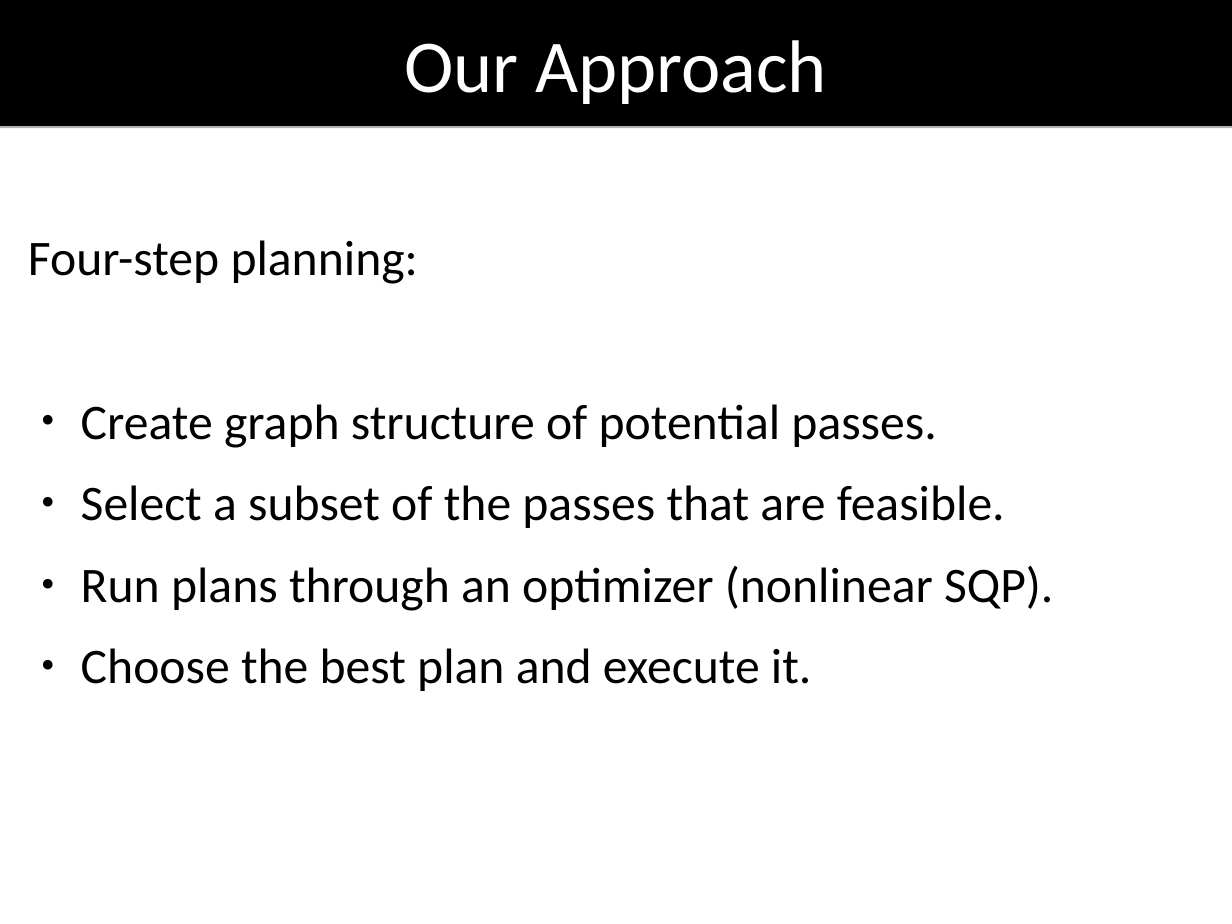
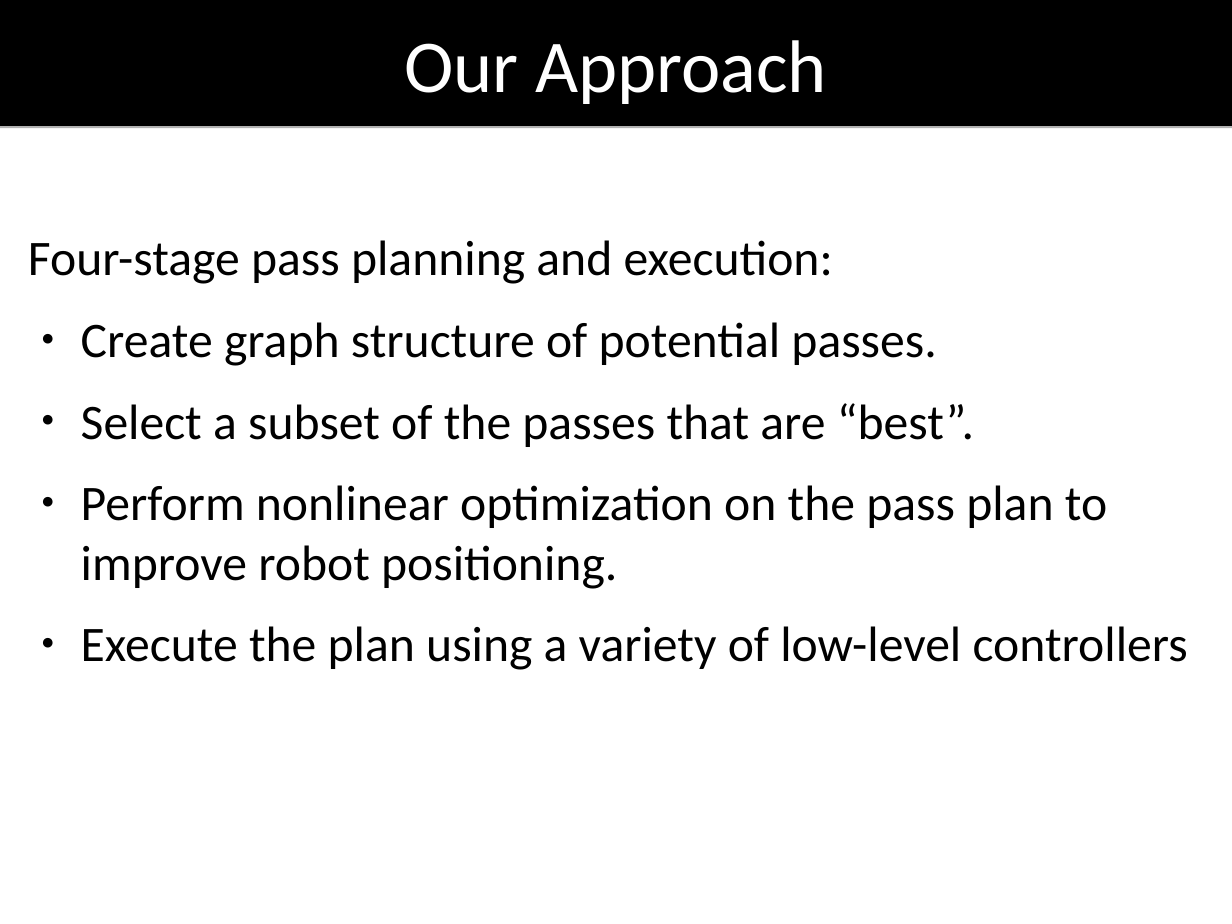
Before and after one commit to oarslan3/gt-cs-rip-projects, a slide deck: slide 4 of final/finalPresentation.odp. Drawn at 1232x924 pixels with LibreOffice and Linux fonts; fonts in the diff are those of the drawing. Boxes give left, top, right and bottom in pixels: in the first picture for what was removed or moved away, otherwise in the second. Text is boxed around its words. In the diff, an @@ line names an element or a change of style, - is before the commit and + after.

```diff
--- a/final/finalPresentation.odp
+++ b/final/finalPresentation.odp
@@ text at box(28, 240, 833, 284): text changed @@
-Four-step planning:
+Four-stage pass planning and execution:
@@ text at box(81, 403, 1188, 670): text changed @@
-● Select a subset of the passes that are feasible.
-● Run plans through an optimizer (nonlinear SQP).
-● Choose the best plan and execute it.
+● Select a subset of the passes that are “best”.
+● Perform nonlinear optimization on the pass plan to improve robot positioning.
+● Execute the plan using a variety of low-level controllers
```
Also in this commit, not shown: 5 other slides changed, 6 slides added, 2 slides removed, 4 other files.
